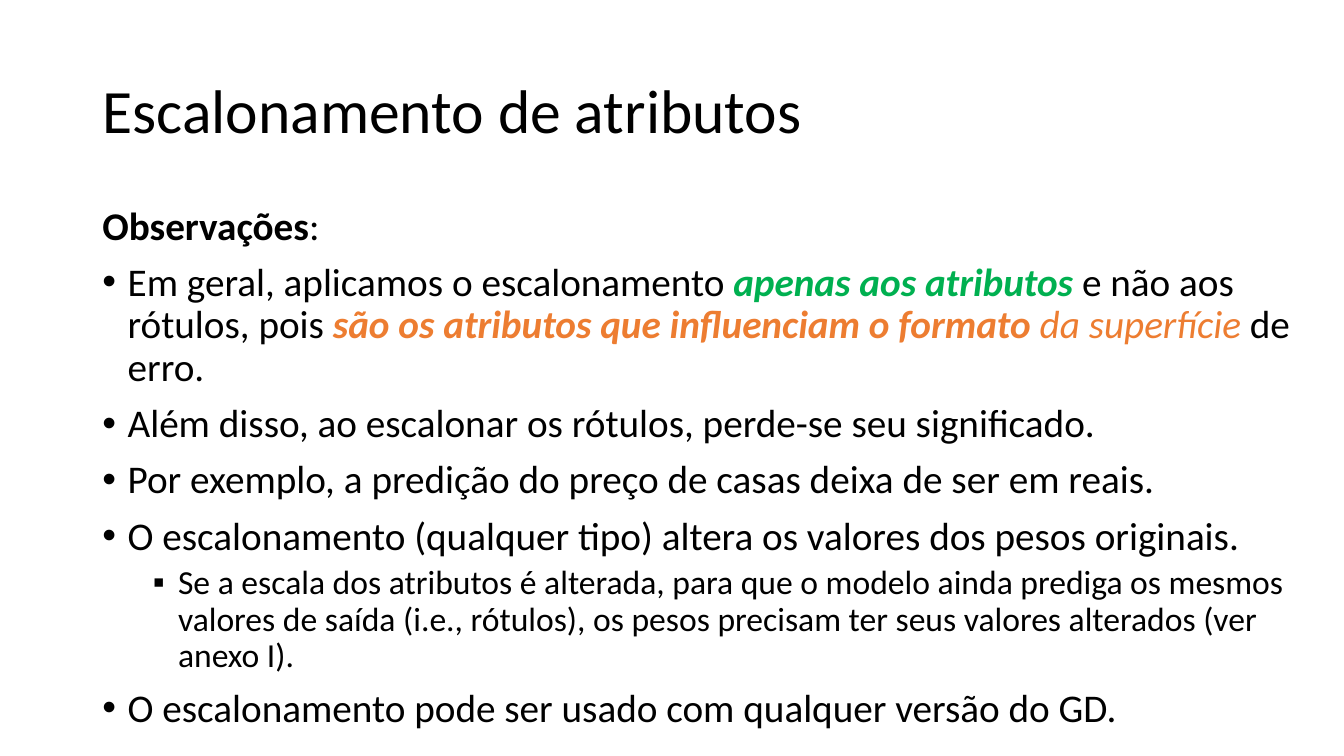
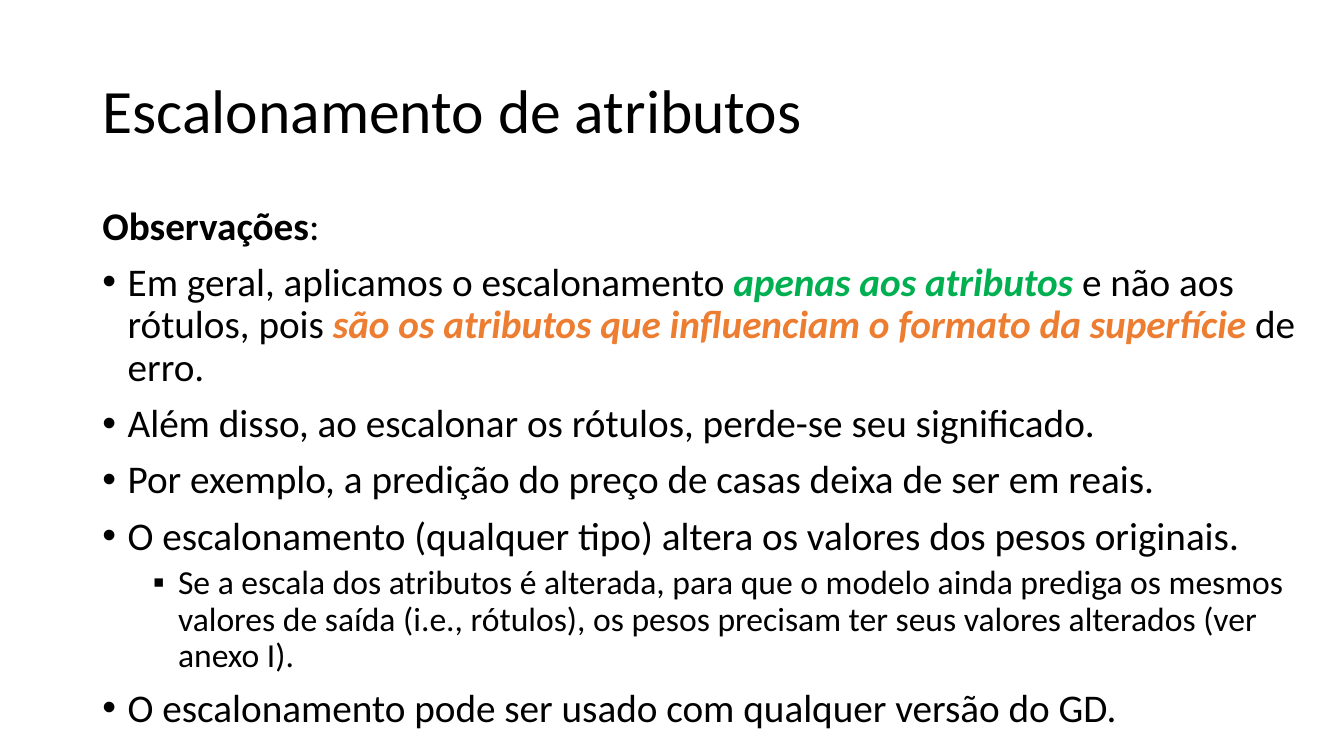
Before and after one commit to zz4fap/t319_aprendizado_de_maquina, a slide deck: slide 8 of slides/T319_Regressão_Linear (Parte IV).pptx. Drawn at 1344x756 pixels with LibreOffice and Linux fonts; fonts in the diff are those of the drawing. Boxes give left, top, right and bottom in pixels: in the first picture for what was removed or moved away, otherwise in the second. Text is boxed around its words. In the diff, an @@ line names an element or a change of style, - is before the commit and + after.

```diff
--- a/slides/T319_Regressão_Linear (Parte IV).pptx
+++ b/slides/T319_Regressão_Linear (Parte IV).pptx
@@ text at <box>128,268,1295,382</box>: bold on in "da superfície" @@
```
Also in this commit, not shown: 2 other slides changed.
